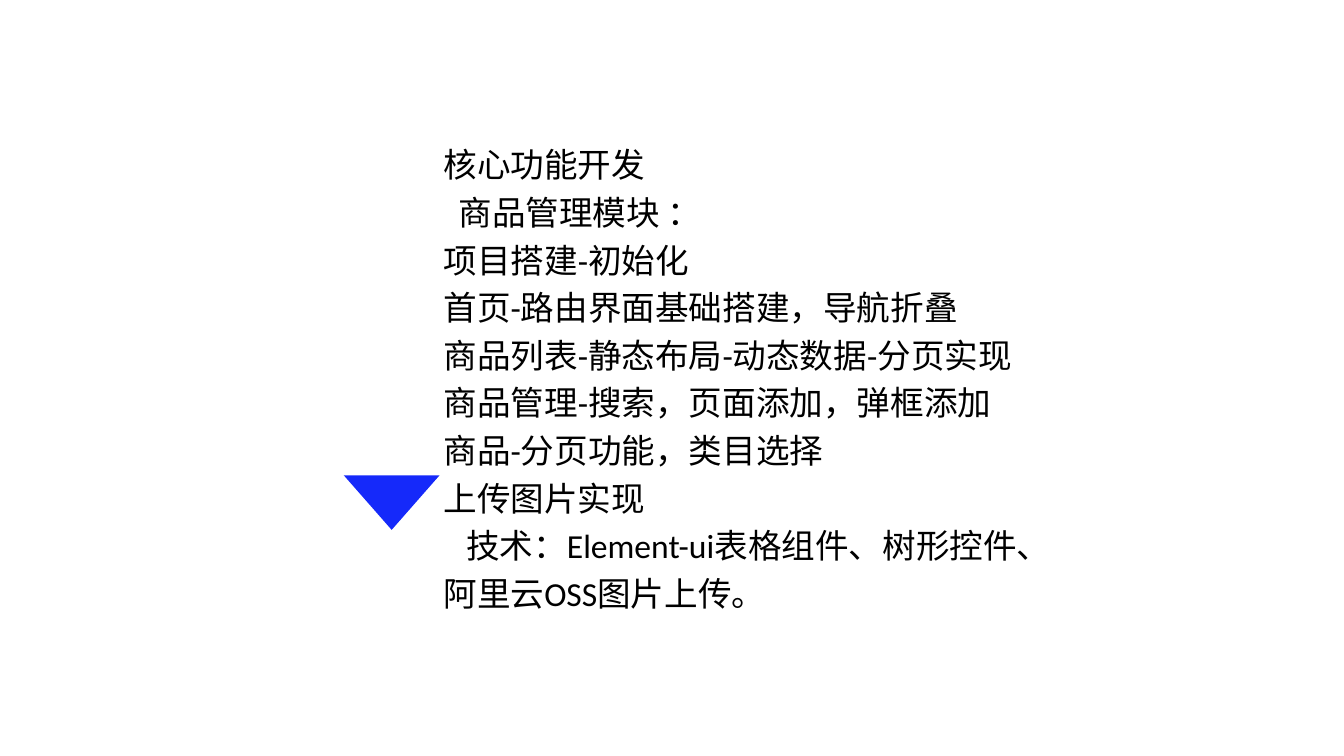
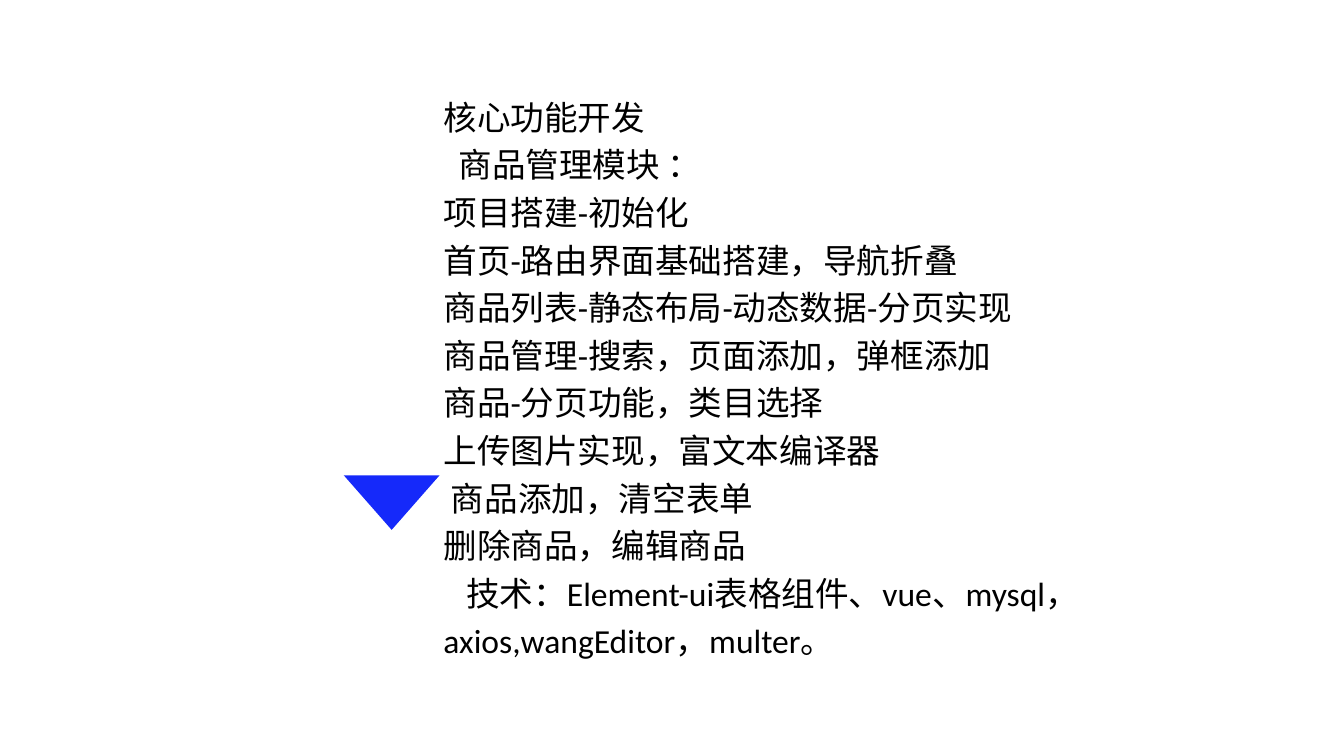
Before and after one commit to qinran6/vue-ego1, a slide deck: slide 7 of 3组_商城后台管理系统_中期报告.pptx. Drawn at 1344x756 pixels with LibreOffice and Linux fonts; fonts in the diff are those of the drawing; background and template pictures are left out. Boxes give left, top, right and bottom in pixels: in the first picture for what was removed or moved away, otherwise in the second. Text is boxed around its words. In the diff, an @@ line names an element or a change of style, - is before the commit and + after.

```diff
--- a/3组_商城后台管理系统_中期报告.pptx
+++ b/3组_商城后台管理系统_中期报告.pptx
@@ text at (443, 434, 1079, 659): text changed @@
-上传图片实现
-技术：Element-ui表格组件、树形控件、阿里云OSS图片上传。
+上传图片实现，富文本编译器
+商品添加，清空表单
+删除商品，编辑商品
+技术：Element-ui表格组件、vue、mysql，axios,wangEditor，multer。
```
Also in this commit, not shown: 1 other slide changed, 1 slide added, 2 slides removed.
